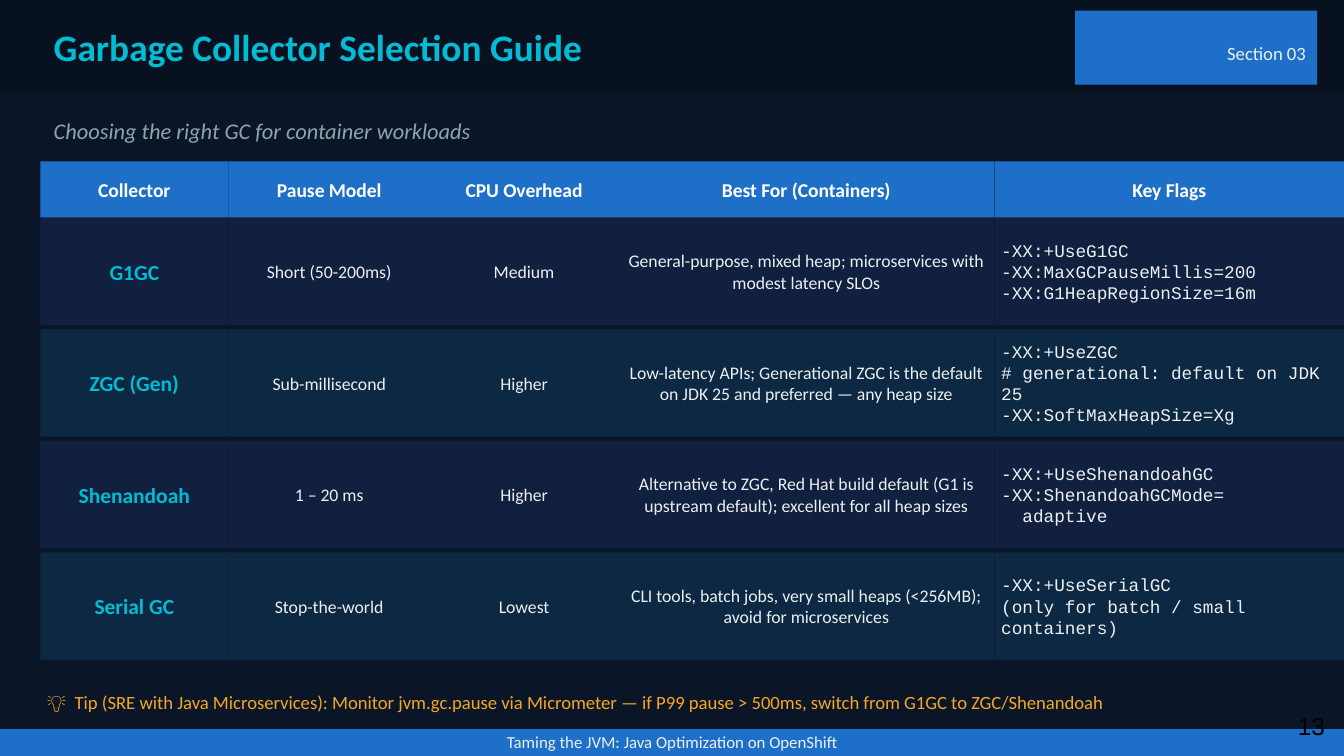
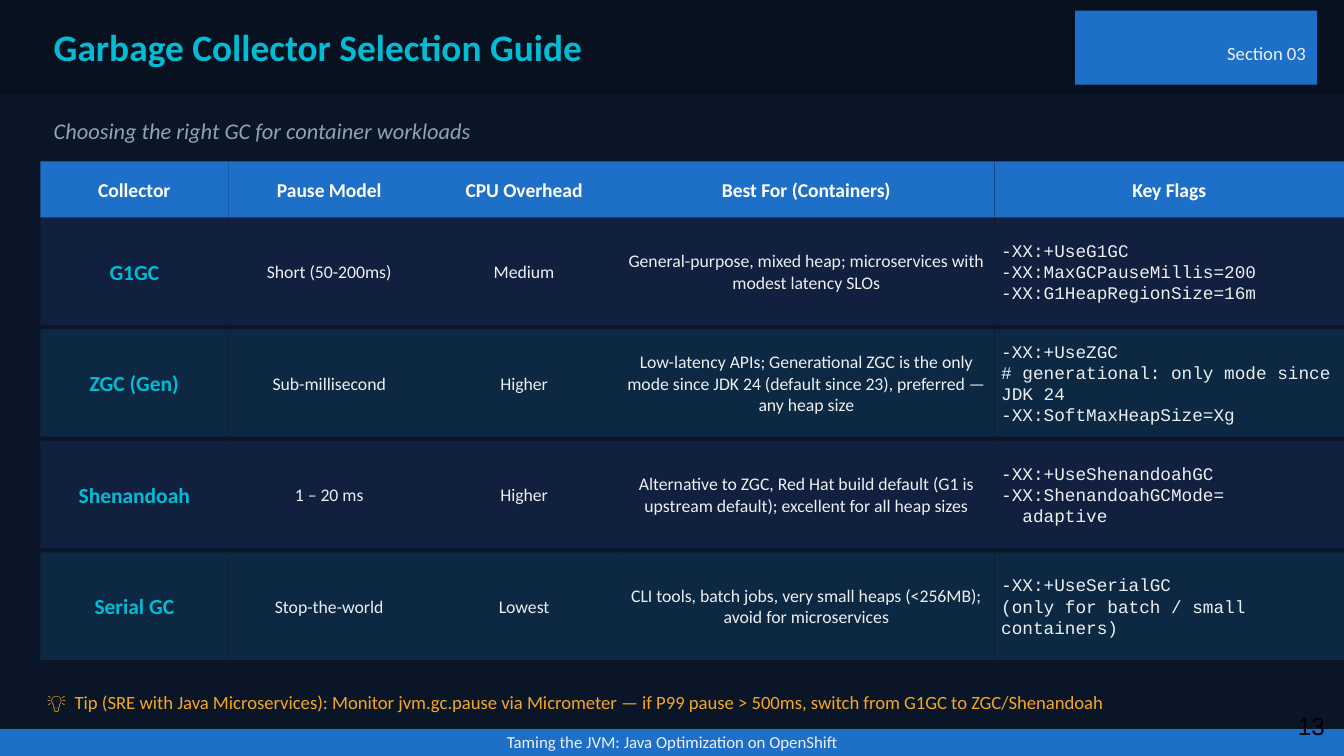
Before and after one commit to patterncatalyst/quarkus-optimization, a slide deck: slide 13 of presentation/optimizing-quarkus-on-kubernetes.pptx. Drawn at 1344x756 pixels with LibreOffice and Linux fonts; fonts in the diff are those of the drawing. Boxes give left, top, right and bottom in pixels: in the first picture for what was removed or moved away, otherwise in the second. Text is boxed around its words. In the diff, an @@ line names an element or a change of style, - is before the commit and + after.

```diff
--- a/presentation/optimizing-quarkus-on-kubernetes.pptx
+++ b/presentation/optimizing-quarkus-on-kubernetes.pptx
@@ text at box(627, 355, 973, 414): text changed @@
-Low-latency APIs; Generational ZGC is the default on JDK 25 and preferred — any heap size
+Low-latency APIs; Generational ZGC is the only mode since JDK 24 (default since 23), preferred — any heap size
@@ text at box(1001, 367, 1330, 400): text changed @@
-# generational: default on JDK 25
+# generational: only mode since JDK 24
```
Also in this commit, not shown: 6 other slides changed, 6 other files.
